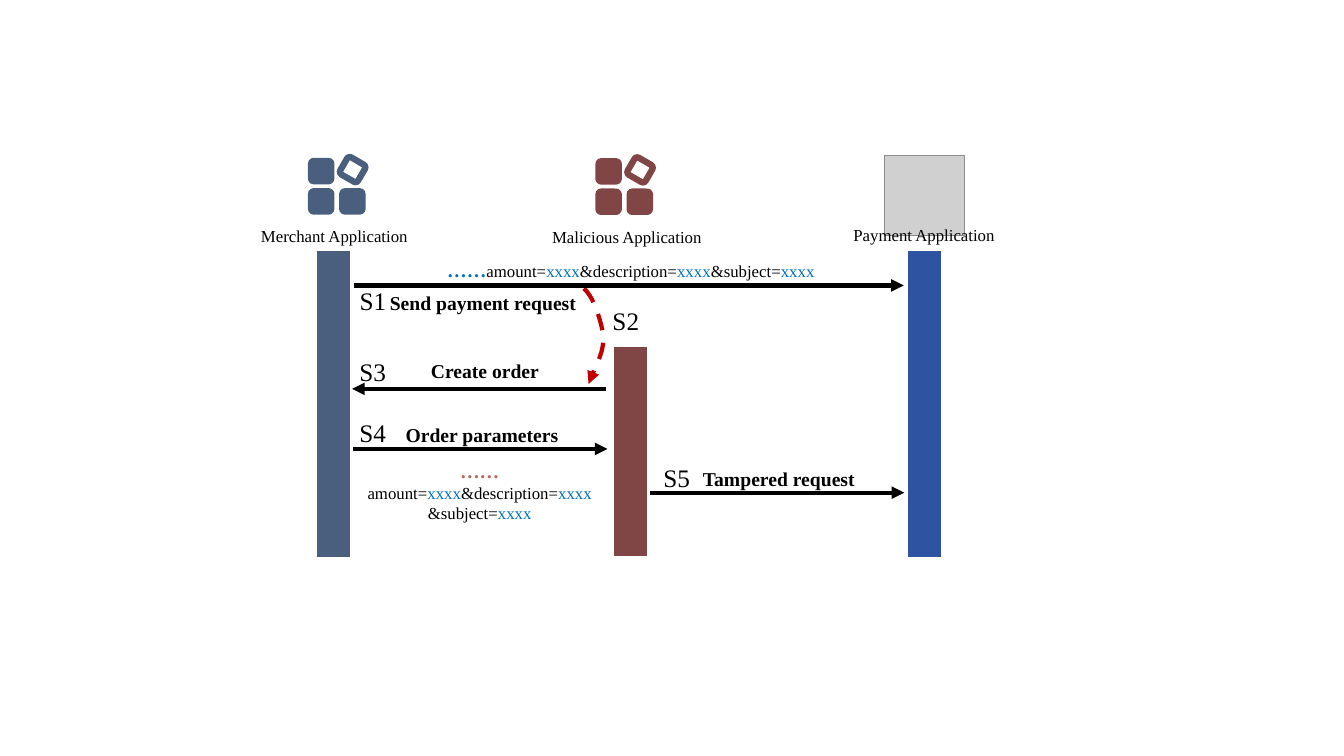
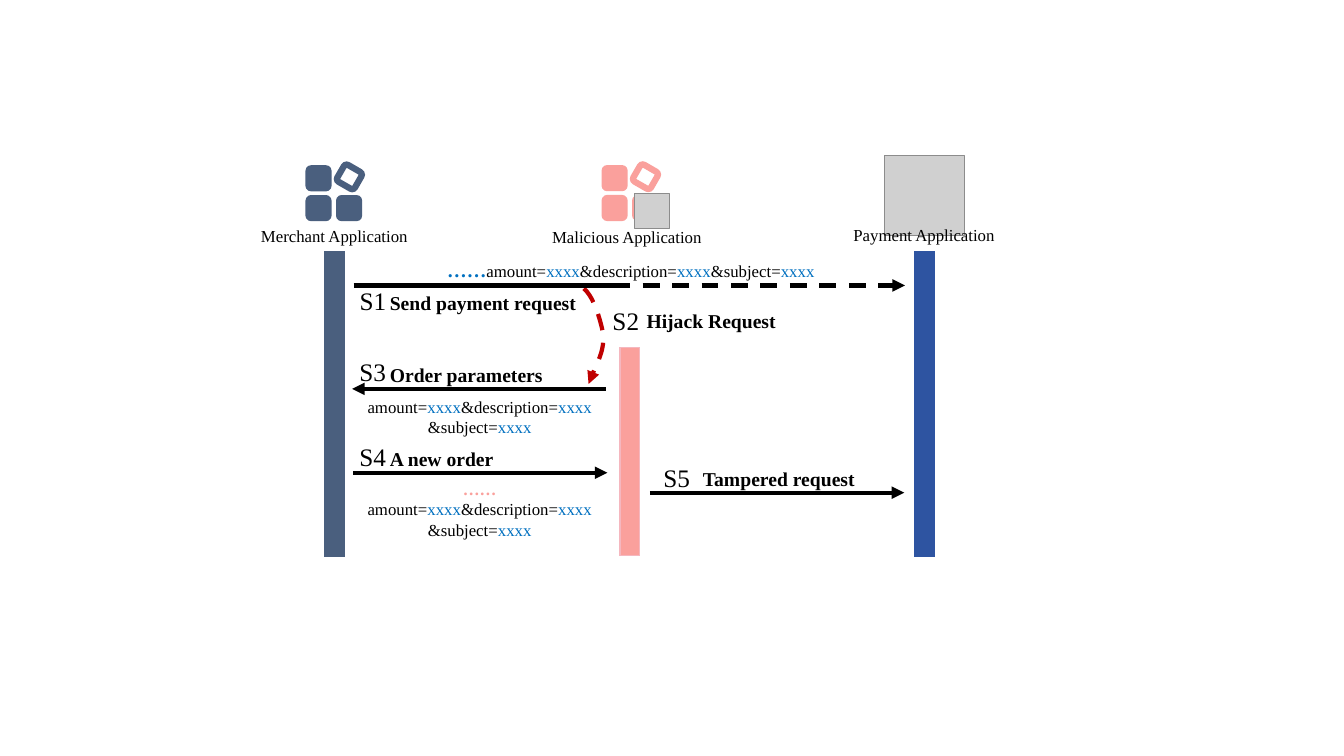
Before and after one commit to OccDeser/paper-third-party-online-payment-TDSC, a slide deck: slide 4 of img-source/images.pptx. Drawn at 1344x756 pixels with LibreOffice and Linux fonts; fonts in the diff are those of the drawing; grey boxes stand for pictures. Boxes give left, top, right and bottom in pixels: in the first picture for what was removed or moved away, otherwise in the second. Text is boxed around its words. In the diff, an @@ line names an element or a change of style, - is before the commit and + after.

Commit message:
version2

```diff
--- a/img-source/images.pptx
+++ b/img-source/images.pptx
@@ 4 rounded rectangles: place and size @@
-4 rounded rectangles at box(311, 157, 367, 213)
+4 rounded rectangles at box(308, 164, 363, 220)
@@ rounded rectangle at box(336, 164, 363, 190): fill #FFFFFF to none @@
@@ fill #804646 to #FAA09C; outline #804646 3 pt to #FAA09C 3 pt in 3 elements at box(634, 197, 656, 219), box(604, 197, 626, 219), box(604, 167, 626, 190) @@
@@ 4 rounded rectangles: place and size @@
-4 rounded rectangles at box(598, 157, 654, 213)
+4 rounded rectangles at box(604, 164, 659, 219)
@@ rounded rectangle at box(632, 164, 659, 190): fill #FFFFFF to none; outline #804646 4.5 pt to #FAA09C 4.5 pt @@
@@ picture added at box(634, 194, 669, 229) @@
@@ rectangle: place and size @@
-rectangle at box(318, 252, 350, 557)
+rectangle at box(325, 252, 345, 557)
@@ rectangle: place and size @@
-rectangle at box(908, 252, 941, 557)
+rectangle at box(915, 252, 936, 557)
@@ arrow moved from (354, 285) - (904, 285) to (354, 285) - (629, 285) @@
@@ arrow (354, 285) - (629, 285): arrow to line @@
@@ arrow added from (613, 285) to (905, 285), #000000 3 pt dashed @@
@@ text added at box(647, 314, 776, 333), 14 pt, text #000000, bold @@
+Hijack Request
@@ text "Order parameters": place and size @@
-text "Order parameters" at box(406, 428, 558, 447)
+text "Order parameters" at box(390, 368, 543, 387)
@@ rectangle: place and size @@
-rectangle at box(615, 347, 647, 556)
+rectangle at box(620, 347, 640, 556)
@@ rectangle at box(620, 347, 640, 556): fill #804646 to #FAA09C; outline #804646 1 pt to #F5B7BF 1 pt @@
@@ text removed at box(431, 364, 539, 379) @@
-Create order
@@ text at box(368, 401, 592, 437): text changed @@
-……amount=xxxx&description=xxxx&subject=xxxx
+amount=xxxx&description=xxxx&subject=xxxx
@@ text "S4": place and size @@
-text "S4" at box(359, 425, 386, 448)
+text "S4" at box(359, 449, 386, 472)
@@ arrow moved from (353, 449) - (608, 449) to (353, 473) - (608, 473) @@
@@ text added at box(390, 452, 494, 467), 14 pt, text #000000, bold @@
+A new order
@@ text added at box(368, 503, 592, 540), 12 pt, text #000000 @@
+……amount=xxxx&description=xxxx&subject=xxxx
```
Also in this commit, not shown: 2 other slides changed, 1 slide added.
